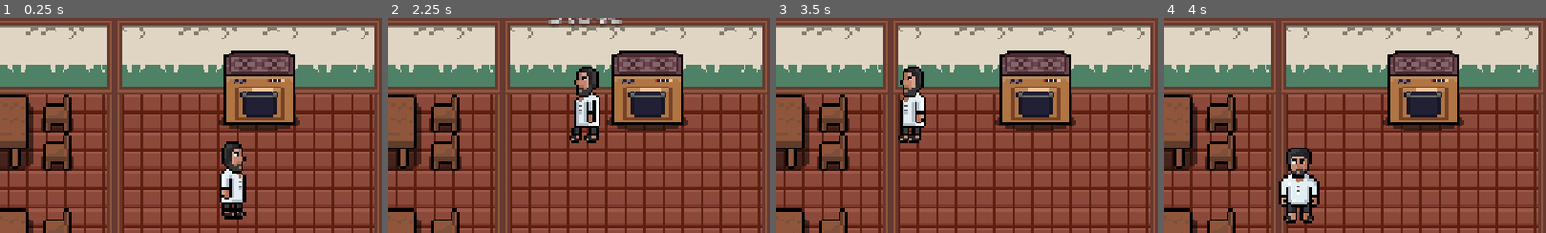
Above: before the commit, frames 1-4 (left to right).
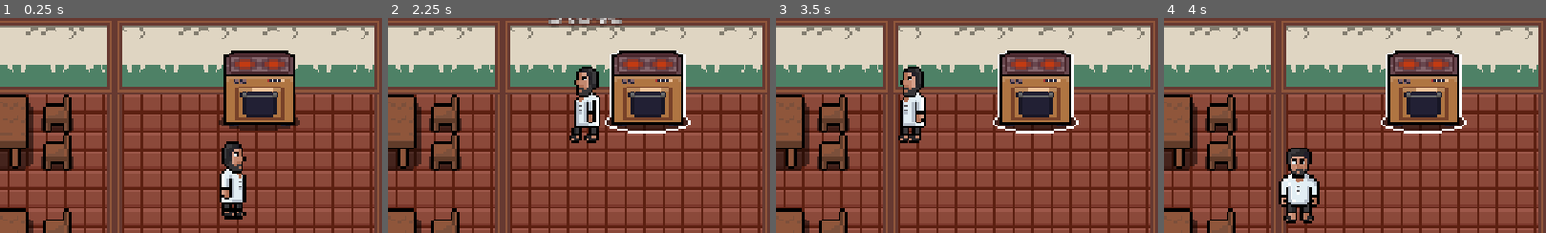
Above: after the commit, the same moments.

Repository: Shafayat1777/project-restaurant
Game: Godot game, scene res://scenes/main.tscn
Same seed, same stepped clock (60 frames per second), same inputs: the game is played once before the commit and once after it.
Inputs:
- Up to frame 1 (0.25 s): no input
- Up to frame 2 (2.25 s): tap Enter at 0.5 s; hold E (interact) 0.53-1.28 s; hold W (up) 0.53-2.03 s; tap Space at 1.25 s; tap E (interact) at 1.35 s; hold Left (left) from 2.03 s (still down); hold E (interact) from 2.03 s (still down)
- Up to frame 3 (3.5 s): keep holding Left (left); release E (interact) at 2.78 s; tap E (interact) at 2.85 s
- Up to frame 4 (4 s): release Left (left) at 3.53 s; hold S (down) from 3.53 s (still down); hold E (interact) from 3.53 s (still down)
The pictures show only the part of the screen within x 50-100%, y 0-50%; the shares and areas given below are measured in that part.

The runs differ from the first frame. In frame 1, 0.4% of the frame differs, in the area x 61-75%, y 19-31%; in frame 2, 1.1%, in the area x 56-80%, y 15-54%; in frame 3, 1.1%; in frame 4, 1.1%.

Commit message:
added shader in object

Diff:
--- a/scenes/objects/stove.tscn
+++ b/scenes/objects/stove.tscn
@@ -1,12 +1,15 @@
 [gd_scene format=3 uid="uid://c4crj6rfatmnj"]
 
+[ext_resource type="Shader" uid="uid://cyvg43cuqofl5" path="res://shaders/stove.gdshader" id="1_7u2d5"]
 [ext_resource type="Texture2D" uid="uid://uk11c3sej0ge" path="res://assets/images/objects/stove.png" id="1_ktuod"]
 [ext_resource type="Script" uid="uid://p2ywj2d3o8q5" path="res://scripts/stove.gd" id="2_quf57"]
 [ext_resource type="PackedScene" uid="uid://o6kr1e0dgfs" path="res://interaction_components/interactable.tscn" id="3_7u2d5"]
 
-[sub_resource type="AtlasTexture" id="AtlasTexture_ktuod"]
-atlas = ExtResource("1_ktuod")
-region = Rect2(0, 0, 48, 48)
+[sub_resource type="ShaderMaterial" id="ShaderMaterial_rxd33"]
+shader = ExtResource("1_7u2d5")
+shader_parameter/outline_color = Color(1, 1, 1, 1)
+shader_parameter/outline_width = 1.0
+shader_parameter/outline_enabled = false
 
 [sub_resource type="AtlasTexture" id="AtlasTexture_qdgw4"]
 atlas = ExtResource("1_ktuod")
@@ -19,9 +22,6 @@
 [sub_resource type="SpriteFrames" id="SpriteFrames_6f4wy"]
 animations = [{
 "frames": [{
-"duration": 1.0,
-"texture": SubResource("AtlasTexture_ktuod")
-}, {
 "duration": 1.0,
 "texture": SubResource("AtlasTexture_qdgw4")
 }],
@@ -45,8 +45,10 @@
 size = Vector2(29, 31)
 
 [node name="Stove" type="AnimatedSprite2D" unique_id=330518970]
+material = SubResource("ShaderMaterial_rxd33")
 scale = Vector2(4, 4)
 sprite_frames = SubResource("SpriteFrames_6f4wy")
+animation = &"burner_on"
 script = ExtResource("2_quf57")
 
 [node name="StaticBody2D" type="StaticBody2D" parent="." unique_id=511611901]
--- a/scripts/stove.gd
+++ b/scripts/stove.gd
@@ -9,8 +9,8 @@
 func _on_interact():
 
 	if animation == "burner_on":
-		print("on")
+		material.set_shader_parameter("outline_enabled", false)
 		play("default")
 	else:
-		print("off")
+		material.set_shader_parameter("outline_enabled", true)
 		play("burner_on")
--- /dev/null
+++ b/shaders/stove.gdshader
@@ -0,0 +1,28 @@
+shader_type canvas_item;
+
+uniform vec4 outline_color : source_color = vec4(1.0, 1.0, 1.0, 1.0);
+uniform float outline_width : hint_range(0.0, 5.0) = 1.0;
+uniform bool outline_enabled = false;
+
+void fragment() {
+	vec4 tex_color = texture(TEXTURE, UV);
+
+	if (outline_enabled) {
+		vec2 pixel_size = outline_width / vec2(textureSize(TEXTURE, 0));
+
+		float alpha_up    = texture(TEXTURE, UV + vec2(0.0, -pixel_size.y)).a;
+		float alpha_down  = texture(TEXTURE, UV + vec2(0.0, pixel_size.y)).a;
+		float alpha_left  = texture(TEXTURE, UV + vec2(-pixel_size.x, 0.0)).a;
+		float alpha_right = texture(TEXTURE, UV + vec2(pixel_size.x, 0.0)).a;
+
+		float neighbor_alpha = max(max(alpha_up, alpha_down), max(alpha_left, alpha_right));
+
+		if (tex_color.a < 0.5 && neighbor_alpha > 0.5) {
+			COLOR = outline_color;
+		} else {
+			COLOR = tex_color;
+		}
+	} else {
+		COLOR = tex_color;
+	}
+}
Not shown, added: shaders/stove.gdshader.uid
